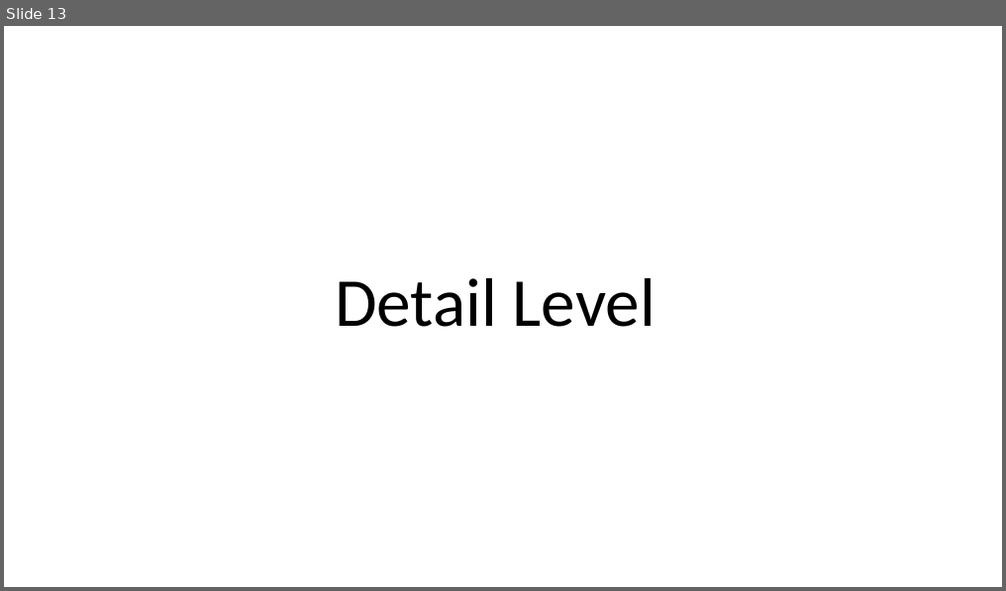
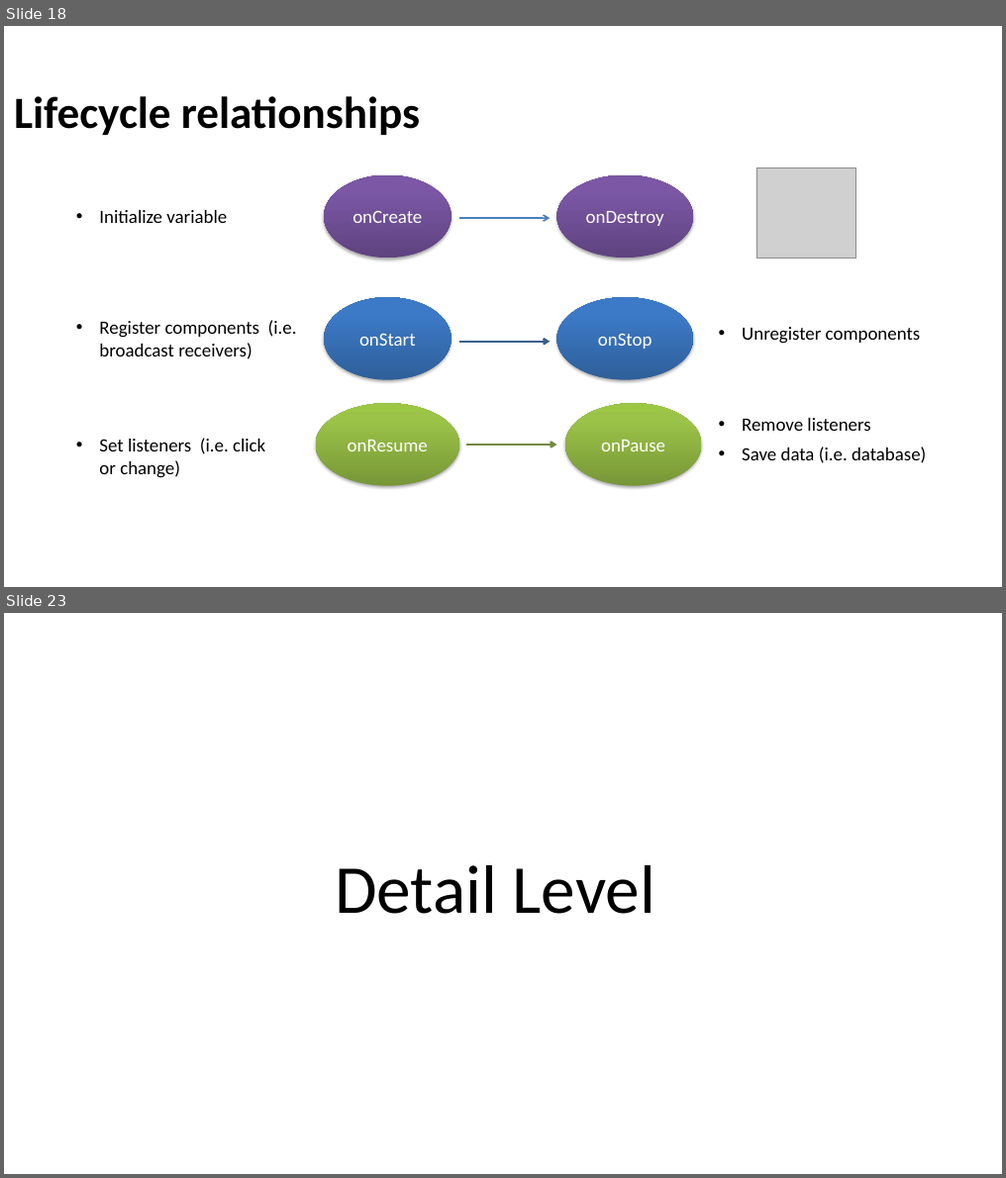
Before and after one commit to Batch-xx/Android-Lunch-Learn, a slide deck: slides/Android Studio_Activities_Fragments.pptx. Shown one above the other, each under a label of ours: slide 13 before the commit, slides 18 and 23 after it; the slides between them are not shown. The pictures are 1006x591 and 1006x1178 pixels, drawn with LibreOffice and Linux fonts; fonts in the diff are those of the drawing; grey boxes stand for pictures; background and template pictures are left out. Boxes give left, top, right and bottom in pixels: in the first picture for what was removed or moved away, otherwise in the second. Text is boxed around its words. In the diff, an @@ line names an element or a change of style, - is before the commit and + after.

```diff
--- a/slides/Android Studio_Activities_Fragments.pptx
+++ b/slides/Android Studio_Activities_Fragments.pptx
@@ slide 18 added at (4, 26, 1002, 587), background picture (left out) @@
@@ title added at (14, 96, 420, 135), 43 pt, text #000000, bold @@
+Lifecycle relationships
@@ picture added at (756, 168, 856, 258) @@
@@ ellipse added at (324, 174, 450, 258), fill gradient #5F4480 to #7B58A6 to #7C57A8, 18 pt, text #FFFFFF @@
+onCreate
@@ ellipse added at (557, 174, 693, 258), fill gradient #5F4480 to #7B58A6 to #7C57A8, 18 pt, text #FFFFFF @@
+onDestroy
@@ text added at (99, 210, 227, 223), 18 pt, text #000000 @@
+• Initialize variable
@@ arrow added from (459, 218) to (549, 218), #4B7EBC 1.5 pt @@
@@ text added at (99, 320, 297, 360), 18 pt, text #000000 @@
+• Register components (i.e. broadcast receivers)
@@ ellipse added at (324, 297, 450, 380), fill gradient #2F5F99 to #3D7CC7 to #3A7CCB, 18 pt, text #FFFFFF @@
+onStart
@@ ellipse added at (557, 297, 693, 380), fill gradient #2F5F99 to #3D7CC7 to #3A7CCB, 18 pt, text #FFFFFF @@
+onStop
@@ arrow added from (459, 342) to (549, 342), #3A5F8C 2 pt @@
@@ text added at (742, 327, 921, 344), 18 pt, text #000000 @@
+• Unregister components
@@ ellipse added at (316, 403, 459, 485), fill gradient #779737 to #9BC348 to #9DC746, 18 pt, text #FFFFFF @@
+onResume
@@ ellipse added at (565, 403, 702, 485), fill gradient #779737 to #9BC348 to #9DC746, 18 pt, text #FFFFFF @@
+onPause
@@ text added at (99, 438, 265, 478), 18 pt, text #000000 @@
+• Set listeners (i.e. click or change)
@@ text added at (742, 418, 870, 431), 18 pt, text #000000 @@
+• Remove listeners
@@ arrow added from (466, 445) to (557, 445), #738A42 2 pt @@
@@ text added at (742, 447, 926, 464), 18 pt, text #000000 @@
+• Save data (i.e. database)
@@ what was slide 13 is now slide 23 @@
```
Also in this commit, not shown: 3 slides changed, 14 other slides added, 12 slides removed, 28 other files.
